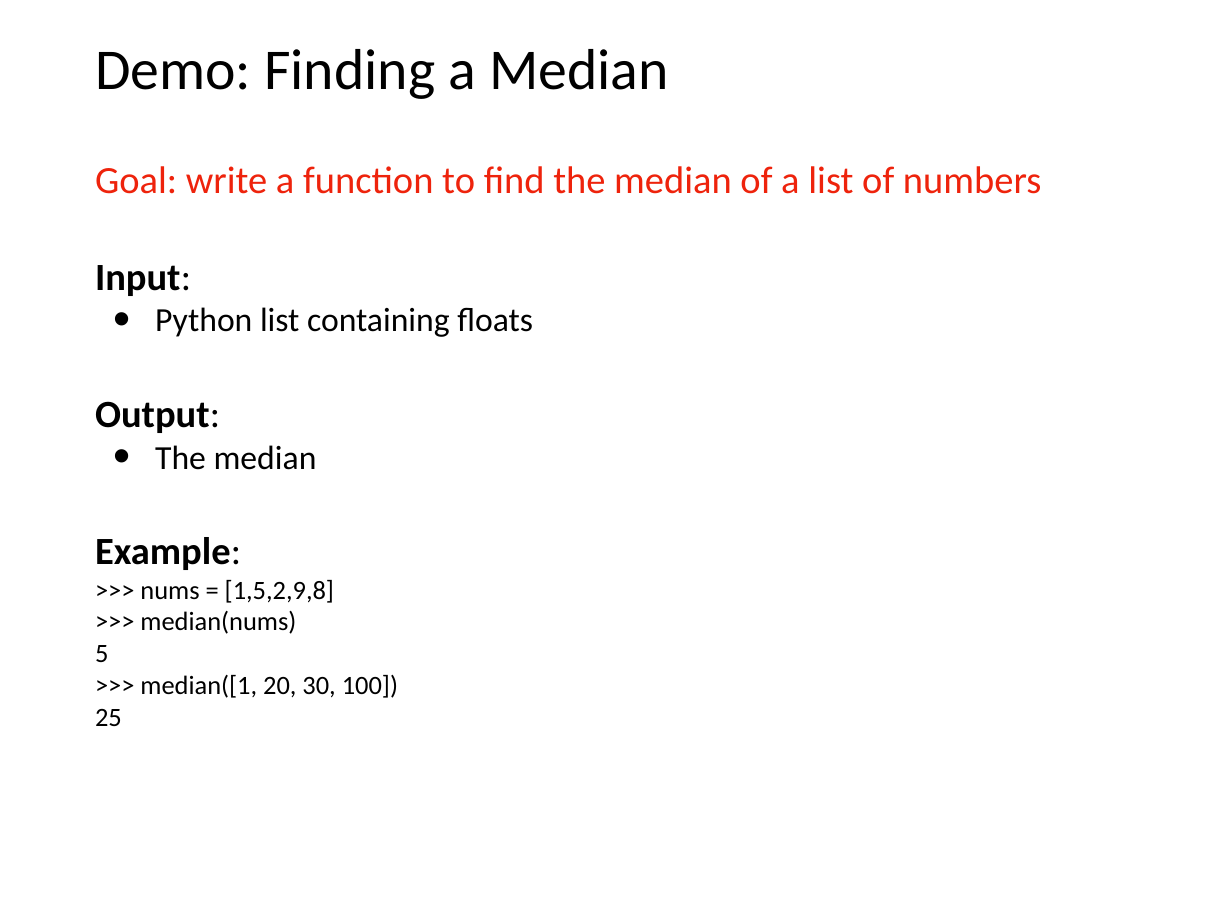
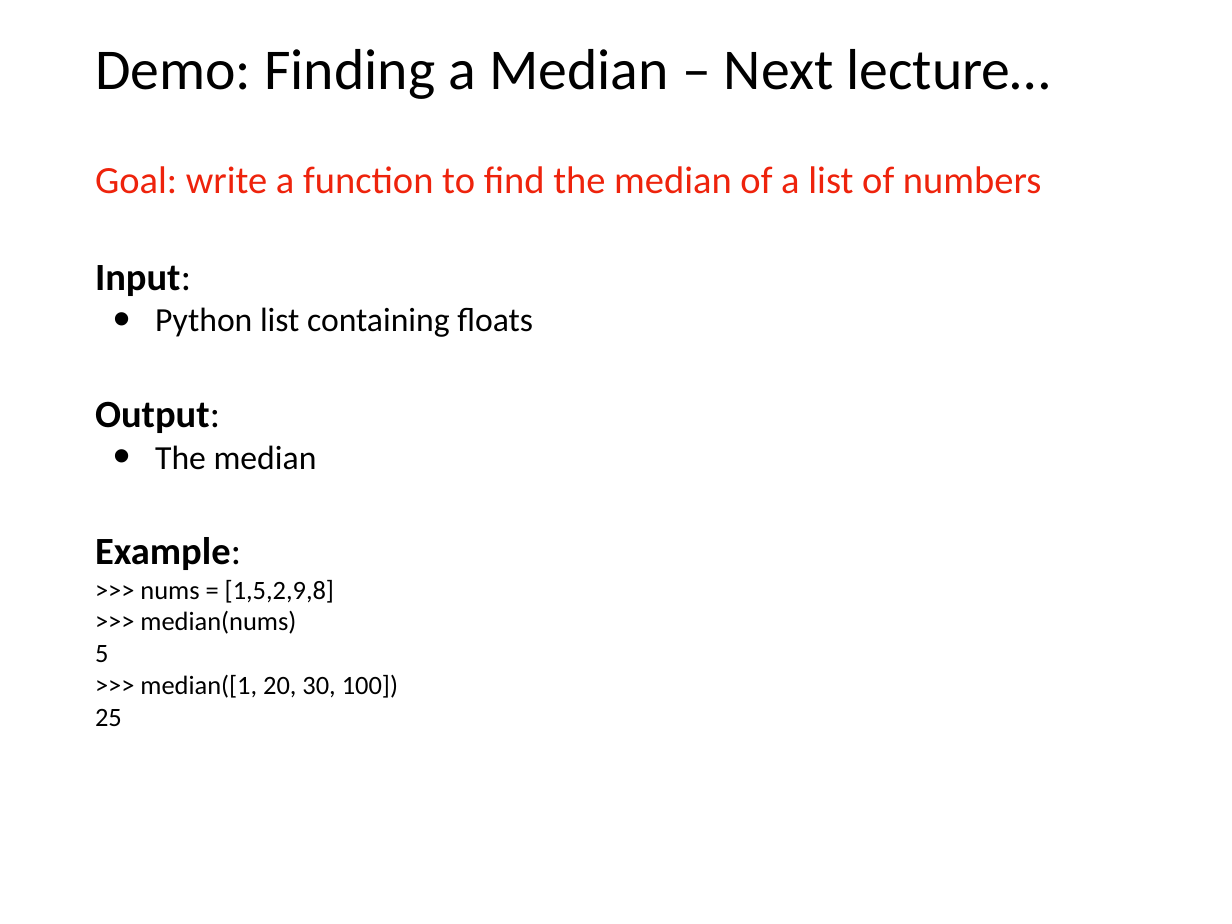
Before and after one commit to tylerharter/caraza-harter-com, a slide deck: slide 49 of tyler/meena/cs220/s21/materials/lec_15_S21.pptx (slide 41 before the commit). Drawn at 1232x924 pixels with LibreOffice and Linux fonts; fonts in the diff are those of the drawing. Boxes give left, top, right and bottom in pixels: in the first picture for what was removed or moved away, otherwise in the second. Text is boxed around its words. In the diff, an @@ line names an element or a change of style, - is before the commit and + after.

```diff
--- a/tyler/meena/cs220/s21/materials/lec_15_S21.pptx
+++ b/tyler/meena/cs220/s21/materials/lec_15_S21.pptx
@@ title at (95, 49, 1051, 99): text changed @@
-Demo: Finding a Median
+Demo: Finding a Median – Next lecture…
```
Also in this commit, not shown: 8 other files.
